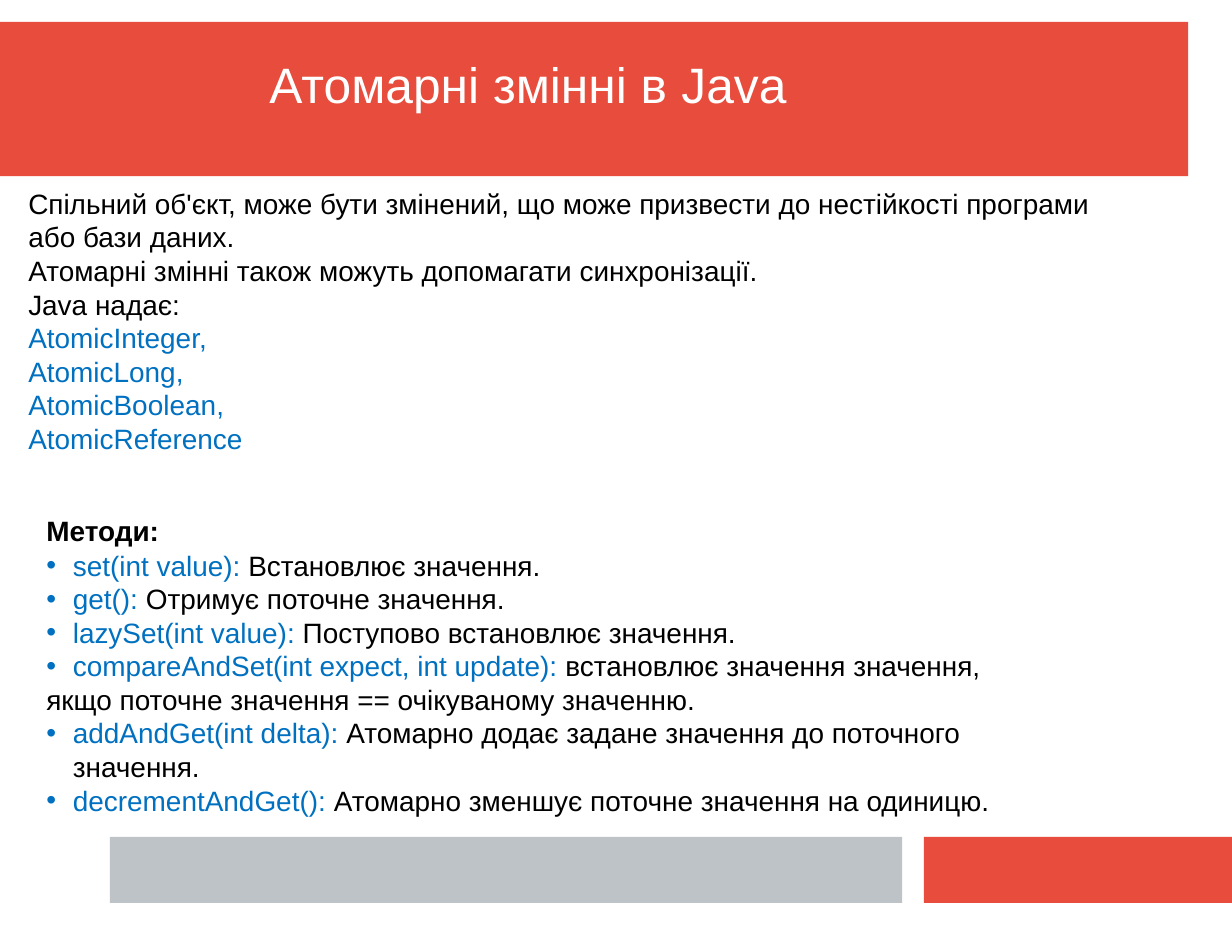
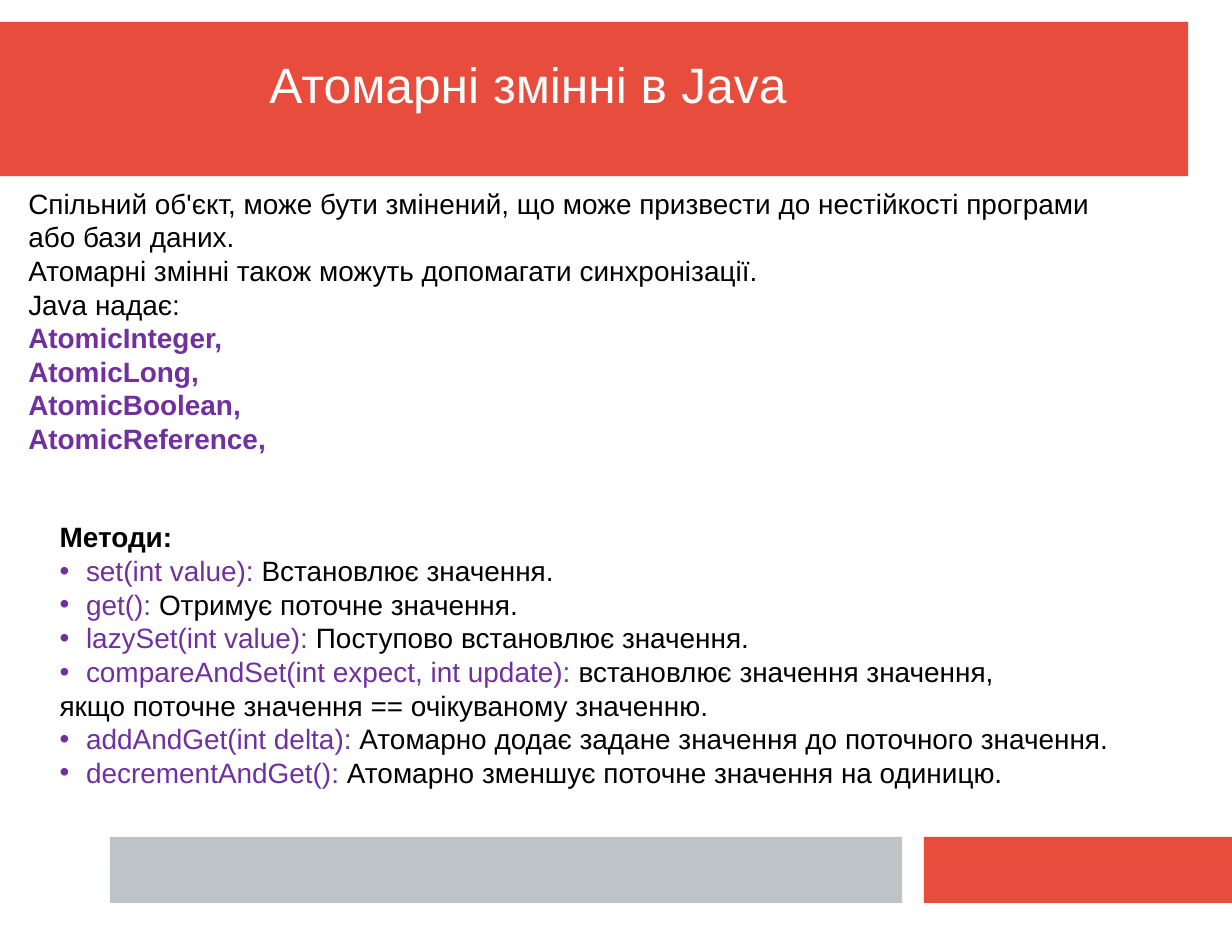
Before and after one commit to mecchmatProjects/JavaCourse, a slide deck: slide 43 of L10_Multi/JavaTutorUkr10.ppt. Drawn at 1232x925 pixels with LibreOffice and Linux fonts; fonts in the diff are those of the drawing. Boxes give left, top, right and bottom in pixels: in the first picture for what was removed or moved away, otherwise in the second. Text is boxed around its words. In the diff, an @@ line names an element or a change of style, - is before the commit and + after.

```diff
--- a/L10_Multi/JavaTutorUkr10.ppt
+++ b/L10_Multi/JavaTutorUkr10.ppt
@@ text at [28, 327, 241, 420]: text colour #0070C0 to #7030A0, bold on in "AtomicInteger,", "AtomicLong,", "AtomicBoolean," @@
@@ text at [28, 428, 266, 454]: text changed; text colour #0070C0 to #7030A0; bold on @@
-AtomicReference
+AtomicReference,
@@ text "Методи:": place and size @@
-text "Методи:" at [46, 521, 990, 816]
+text "Методи:" at [60, 527, 1108, 788]
@@ text at [86, 560, 1108, 788]: text colour #0070C0 to #7030A0 in "set(int value):", "get():", "lazySet(int value):", "compareAndSet(int expect, int update):" and 2 more places; bullet colour #0070C0 to #7030A0 @@
```
Also in this commit, not shown: 18 other slides changed, 36 slides added, 6 other files.
